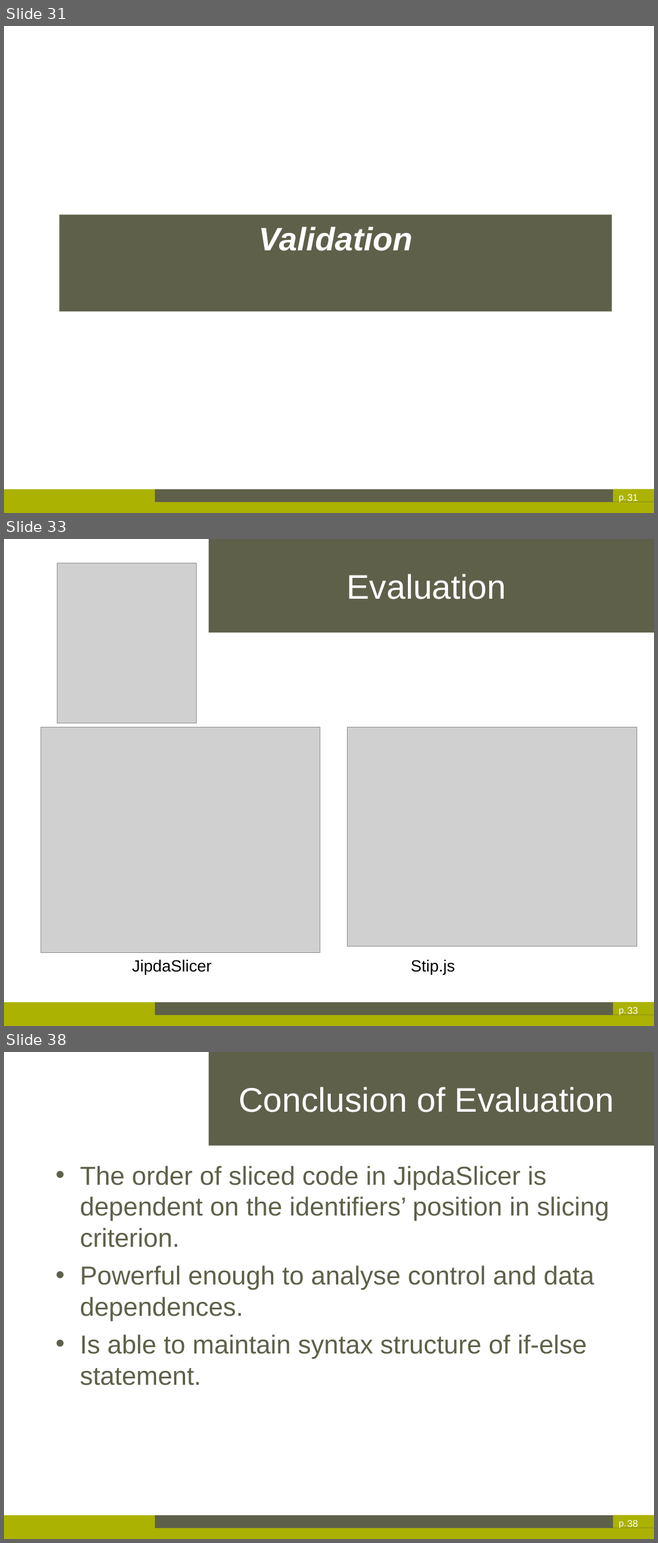
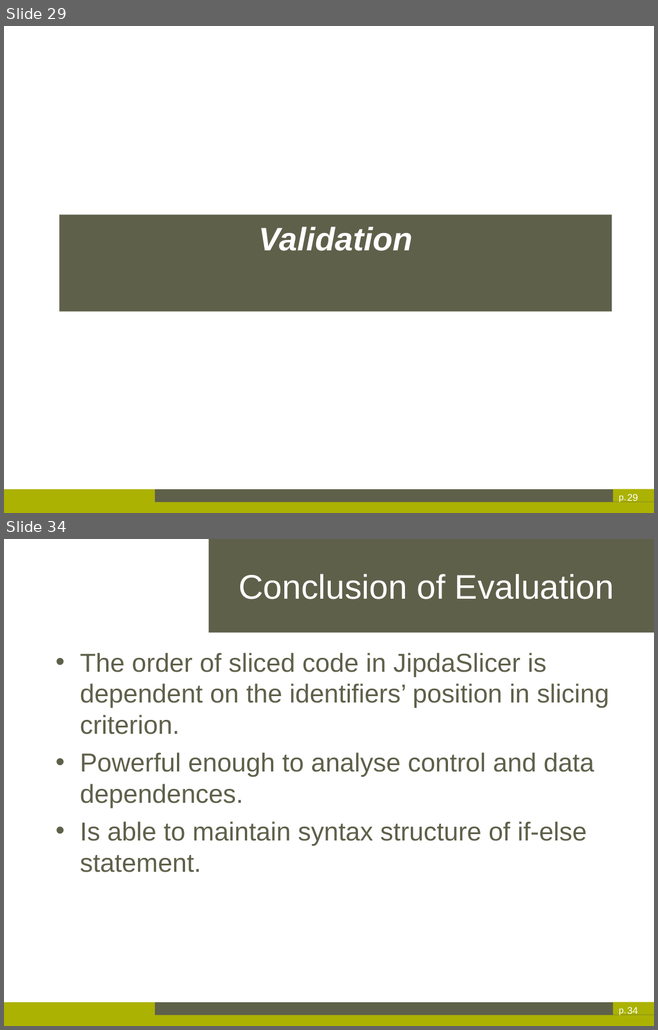
Before and after one commit to axrbao/Thesis-dessertation, a slide deck: Xinran AI-Thesis Presentation.pptx. Shown one above the other, each under a label of ours: slides 31, 33 and 38 before the commit, slides 29 and 34 after it; the slides between them are not shown. The pictures are 658x1543 and 658x1030 pixels, drawn with LibreOffice and Linux fonts; fonts in the diff are those of the drawing; grey boxes stand for pictures; background and template pictures are left out. Boxes give left, top, right and bottom in pixels: in the first picture for what was removed or moved away, otherwise in the second. Text is boxed around its words. In the diff, an @@ line names an element or a change of style, - is before the commit and + after.

```diff
--- a/Xinran AI-Thesis Presentation.pptx
+++ b/Xinran AI-Thesis Presentation.pptx
@@ slide 33 removed at (4,539,654,1026), background #FFFFFF; not listed: 4 template elements that a slide beside it also shows @@
@@ title removed at (209,539,654,632) @@
-Evaluation
@@ picture removed at (57,563,197,723) @@
@@ picture removed at (41,727,319,953) @@
@@ picture removed at (347,727,637,947) @@
@@ text removed at (132,959,212,975) @@
-JipdaSlicer
@@ text removed at (411,959,455,975) @@
-Stip.js
@@ page number removed at (627,1007,638,1014) @@
-33
@@ what was slide 31 is now slide 29 @@
@@ page number at (627,494,638,501): text changed @@
-31
+29
@@ what was slide 38 is now slide 34 @@
@@ page number at (627,1007,638,1014): text changed @@
-38
+34
```
Also in this commit, not shown: 17 slides changed, 4 other slides removed.
